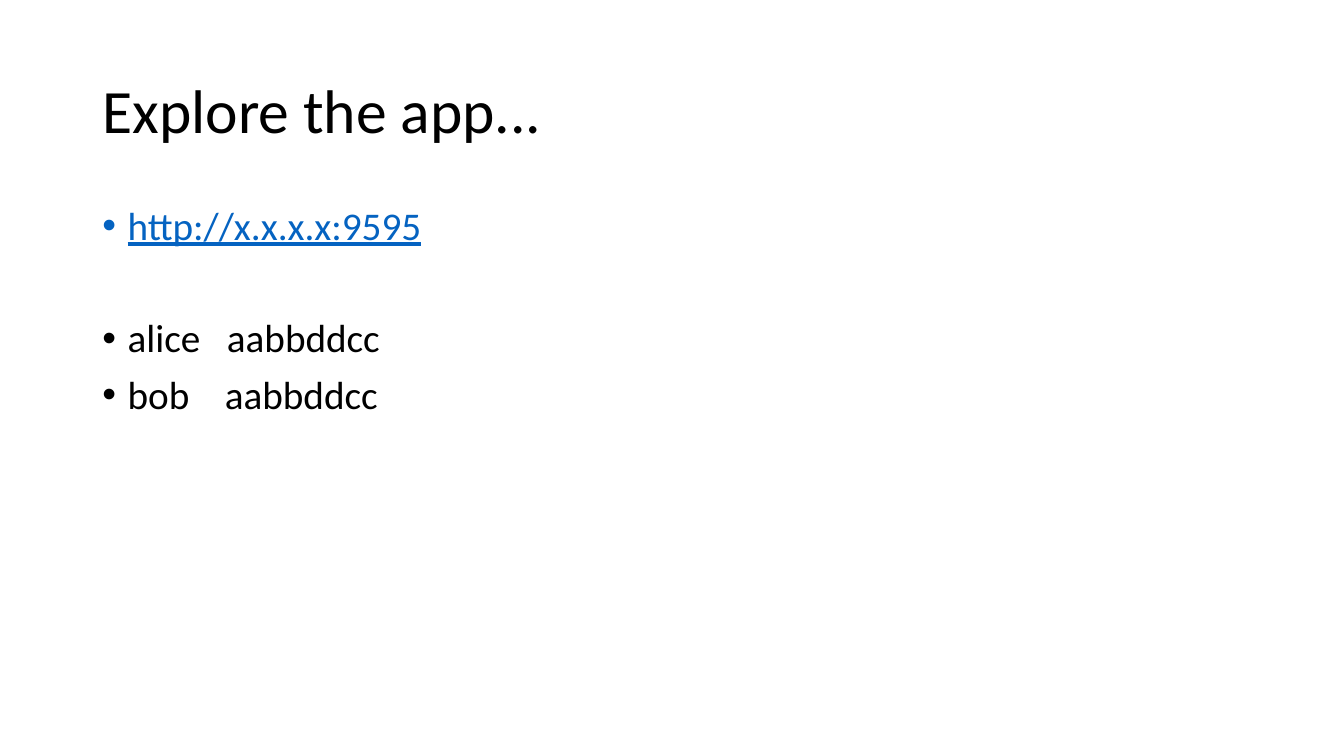
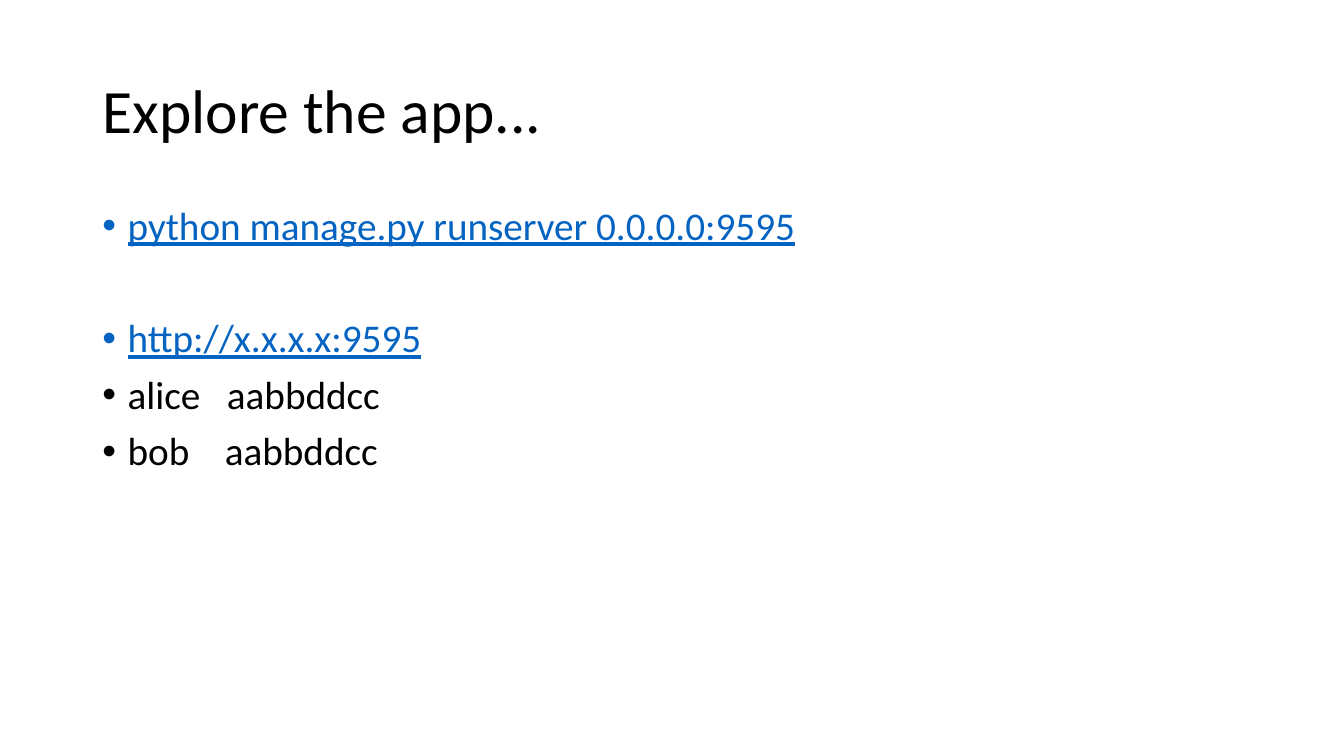
Before and after one commit to cwinsor/django_102_pluralsight, a slide deck: slide 7 of presentation.pptx. Drawn at 1344x756 pixels with LibreOffice and Linux fonts; fonts in the diff are those of the drawing. Boxes give left, top, right and bottom in pixels: in the first picture for what was removed or moved away, otherwise in the second. Text is boxed around its words. In the diff, an @@ line names an element or a change of style, - is before the commit and + after.

Commit message:
another minor presentation update

```diff
--- a/presentation.pptx
+++ b/presentation.pptx
@@ text at (128,212,795,247): paragraph added @@
+• python manage.py runserver 0.0.0.0:9595
```
